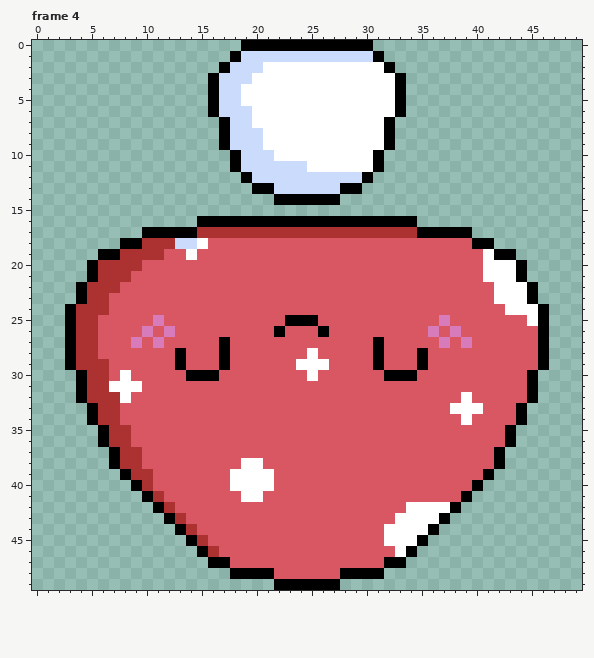
Pixel-art file -- Aseprite/mushroom/amanita/mushroom_amanita_drag.aseprite. Above is the file before it was changed.
50x50 pixels, 4 frames. Shown: frame 4. The commit also changed other frames, which this record leaves out.
After:
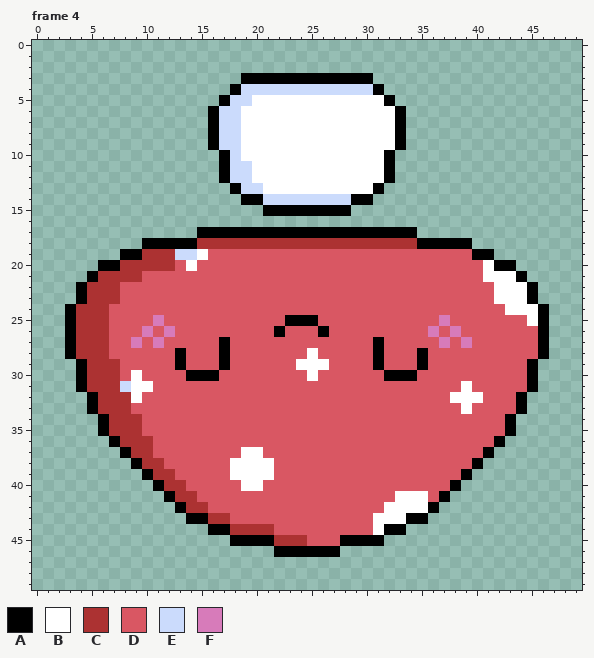
Palette (. is transparent): A #000000  B #ffffff  C #ac3232  D #d95763  E #cbdbfc  F #d77bba
The edit:
Changed rows in their new state; - is an unchanged pixel.
Frame 4, layers "Spots", "Head", "Body":
first column x 3:
 0 ----------------............----------------
 1 ---------------..............---------------
 2 --------------................--------------
 3 -------------...AAAAAAAAAAAA...-------------
 4 -------------..AEEEEEEEEEEEEA..-------------
 5 -------------.A-E------------A.-------------
 6 ----------------B---------------------------
 7 -------------AE-B------------BA-------------
 8 -------------AE-BB-----------BA-------------
 9 -------------AE-BB-----------BA-------------
10 --------------AEBBB---------BA--------------
11 --------------AE-BBBBB------BA--------------
12 --------------AEEBBBBBBBBBBBBA--------------
13 ---------------AEEBBBBBBBBBBA---------------
14 ----------------AAEEEEEEEEAA----------------
15 ------------------AAAAAAAA------------------
16 ------------....................------------
17 -------.....AAAAAAAAAAAAAAAAAAAA.....-------
18 -----..AAAAACCCCCCCCCCCCCCCCCCCCAAAAA..-----
19 ---..AA--CEEB------------------------AA..---
20 --.AA--CCC-B---------------------------AA.--
21 ------C-------------------------------------
23 ----C---------------------------------------
25 ---C----------------------------------------
26 ---C----------------------------------------
27 ---C----------------------------------------
28 ---C----------------------------------------
29 .A--C-------------------------------------A.
30 ----CDB-------------------------------------
31 ----CE-B----------------------------B-------
32 -.A--CB----------------------------B-B---A.-
33 -----C-----------------------------D-D------
34 --.A-CC-----------------------------D---A.--
35 ------C-------------------------------------
36 ---.A-CC-------------------------------A.---
37 ----.A-C--------BB--------------------A.----
38 ----..ACC------B--B------------------A..----
39 -----..ACC--------------------------A..-----
40 ------..ACC----D--D----------------A..------
41 -------..ACC----DD------------BBB-A..-------
42 --------..ACC----------------BB--A..--------
43 ---------..AACC-------------BB-AA..---------
44 ----------...AACCCC---------BAA...----------
45 -----------....AAAACCC---AAAA....-----------
46 ------------.......AAAAAA.......------------
47 -------------..................-------------
48 ---------------..............---------------
49 -------------------......-------------------
